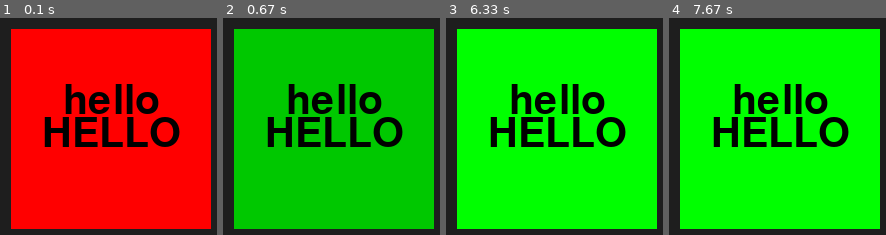
Above: before the commit, frames 1-4 (left to right).
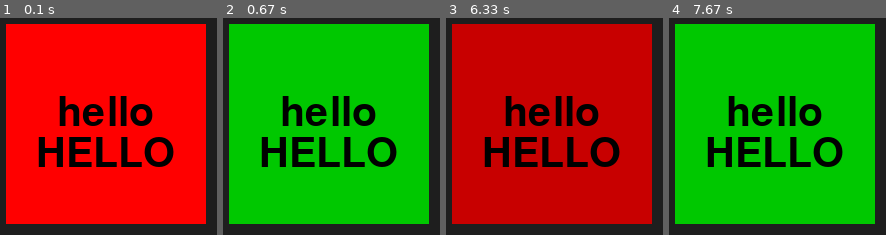
Above: after the commit, the same moments.

Repository: Emc2356/PygameHaze
Game: pygame game, started from PygameWidgets/Example/Button.py
Same seed, same stepped clock (60 frames per second), same inputs: the game is played once before the commit and once after it.
Inputs (mouse positions are in pixels of both pictures, inside the frame that each line leads up to):
- Up to frame 1 (0.1 s): no input
- Up to frame 2 (0.67 s): click (329, 124) at 0.38 s
- Up to frame 3 (6.33 s): click (outside the picture) at 0.72 s; click (610, 167) at 1.55 s; click (outside the picture) at 1.88 s; click (550, 185) at 2.22 s; click (outside the picture) at 2.55 s; click (552, 124) at 3.88 s, where only the run after the commit has a clickable "hello"; click (outside the picture) at 4.22 s; click (552, 124) at 5.05 s, where only the run after the commit has a clickable "hello"; click (outside the picture) at 5.38 s; click (454, 161) at 6.22 s
- Up to frame 4 (7.67 s): click (outside the picture) at 6.55 s; click (675, 200) at 7.38 s

The runs differ from the first frame. In frame 1, 21% of the frame differs, in the area x 2-98%, y 2-98%; in frame 2, 21%; in frame 3, 89%; in frame 4, 88%.

Commit message:
remade the multiple-line rendering so it is simpler

Diff:
--- a/PygameWidgets/Classes/button.py
+++ b/PygameWidgets/Classes/button.py
@@ -175,61 +175,29 @@
             self.font_size = kwargs.get("font_size", 60)
             self.font = pygame.font.SysFont(self.font_name, self.font_size)
 
-            self.update_text()
-
         self.kwargs = kwargs
 
-    def update_text(self):
-        """
-        it updates the text. If you want to edit the text of this button you need to call this method
+    def _blit_multiple_lines(self, x, y, centered_x=True, centered_rect: pygame.rect.Rect=None):
+        """
+        it blits multiple lines on the screen
+        :param x: the x position of the text
+        :param y: the y position of the text
+        :param centered_x: if the text is going to be x-centered
+        :param centered_rect: the rect that is going to be used if centered_x is True
         :return: None
         """
-        if LINE_SPLITTER in self.text:
-            self.text_rects = []
-            self.rendered_texts = []
-            self.text_lines = self.text.split(LINE_SPLITTER)
-            final_h = 0
-
-            for text in self.text_lines:
-                label = self.font.render(
-                    text, self.antialias, self.text_color
-                )
-                self.rendered_texts.append(
-                    label
-                )
-                final_h += label.get_height() + 5
-
-            if final_h > self.h:
-                raise TextOutOfButton("the given string: '{0}' is {1}pxls out of bounds in the y axis".format(
-                    self.text.replace(LINE_SPLITTER, " "), final_h - self.h))
-
-            self.text_rects.reverse()
-            self.rendered_texts.reverse()
-
-            for i in range(len(self.rendered_texts)):
-                self.text_rects.append(
-                    self.rendered_texts[i].get_rect()
-                )
-
-                self.text_rects[i].center = (
-                    self.button_rect.center[0],  # x
-                    (self.button_rect.center[1] + final_h / 2) - self.text_rects[i][3]
-                )
-                final_h -= self.text_rects[i][3] + 25
-
-            for rendered_text in self.rendered_texts:
-                if rendered_text.get_width() > self.w:
-                    raise TextOutOfButton("the given string: '{0}' is {1}pxl out of bounds in the x axis".format(self.text.split(LINE_SPLITTER)[self.rendered_texts.index(rendered_text)],rendered_text.get_width() - self.h))
-
-        else:
-            if self.font.render(self.text.replace(LINE_SPLITTER, " "), self.antialias,
-                                self.text_color).get_width() > self.w:
-                raise TextOutOfButton("the given string: '{0}' is {1}pxl out of bounds in the x axis".format(
-                    self.text.replace(LINE_SPLITTER, " "), self.font.render(self.text.replace(LINE_SPLITTER, " "), self.antialias, self.text_color).get_width() - self.h))
-
-            self.rendered_text = self.font.render(str(self.text), self.antialias, self.text_color)
-            self.text_rect = self.rendered_text.get_rect()
-            self.text_rect.center = self.button_rect.center
+        if not centered_rect:
+            raise MissingRequiredArgument(f"""in the "_blit_multiple_lines method the centered_rect is missing.""")
+        height = self.font.get_height()
+        lines = self.text.split(LINE_SPLITTER)
+        for i, text in enumerate(lines):
+            rendered_text_surface = self.font.render(text, self.antialias, self.text_color)
+
+            if centered_x:
+                self.WIN.blit(rendered_text_surface, (centered_rect.centerx - rendered_text_surface.get_width()/2, y + (i * height)))
+
+            else:
+                self.WIN.blit(rendered_text_surface, (x, y + (i * height)))
 
     def update_button_rect(self, x: int, y: int, w: int, h: int):
         """
@@ -274,12 +242,21 @@
             self.WIN.blit(sprite, self.button_rect)
 
         if self.text != "":
-            if LINE_SPLITTER in self.text:
-                for rendered_text in self.rendered_texts:
-                    self.WIN.blit(rendered_text, self.text_rects[self.rendered_texts.index(rendered_text)])
-
-            else:
-                self.WIN.blit(self.rendered_text, self.text_rect)
+            h = 0
+            height = self.font.get_height()
+            lines = self.text.split(LINE_SPLITTER)
+            # check for Exceptions
+            for line in lines:
+                label_w = self.font.render(line, self.antialias, self.text_color).get_width()
+                if label_w > self.w:
+                    raise TextOutOfButton(f"the given string: '{line}' is {label_w - self.w}pxls out of bounds in the x axis")
+
+            for i, text in enumerate(lines):
+                h += i * height
+
+            y_to_draw_text = (self.button_rect.centery - height/2) - h/4
+
+            self._blit_multiple_lines(0, y_to_draw_text, True, self.button_rect)
 
     def event_handler(self, event: pygame.event.Event):
         """
--- a/PygameWidgets/Example/Button.py
+++ b/PygameWidgets/Example/Button.py
@@ -11,8 +11,8 @@
 
 button = Button(
         WIN,                                                                                    # WIN
-        255,                                                                                    # x
-        255,                                                                                    # y
+        250,                                                                                    # x
+        250,                                                                                    # y
         200,                                                                                    # w
         200,                                                                                    # h
         (255, 0, 0),                                                                            # inactive_color
--- a/PygameWidgets/exceptions.py
+++ b/PygameWidgets/exceptions.py
@@ -28,8 +28,10 @@
     the base exception for the rest of the exception
     that are used for this package
     """
-    def __init__(self, message):
-        self.message = message
+    def __init__(self, message: str):
+        self.message = str(message)
+        if not message.endswith("."):
+            self.message += "."
         super().__init__(message)
 
     def __str__(self):
@@ -53,7 +55,16 @@
     pass
 
 
+class MissingRequiredArgument(BaseException):
+    """
+    this exception is raised when a method is
+    missing a required argument.
+    """
+    pass
+
+
 __all__ = [
     "TextOutOfButton",
-    "InvalidAnchor"
+    "InvalidAnchor",
+    "MissingRequiredArgument"
 ]
